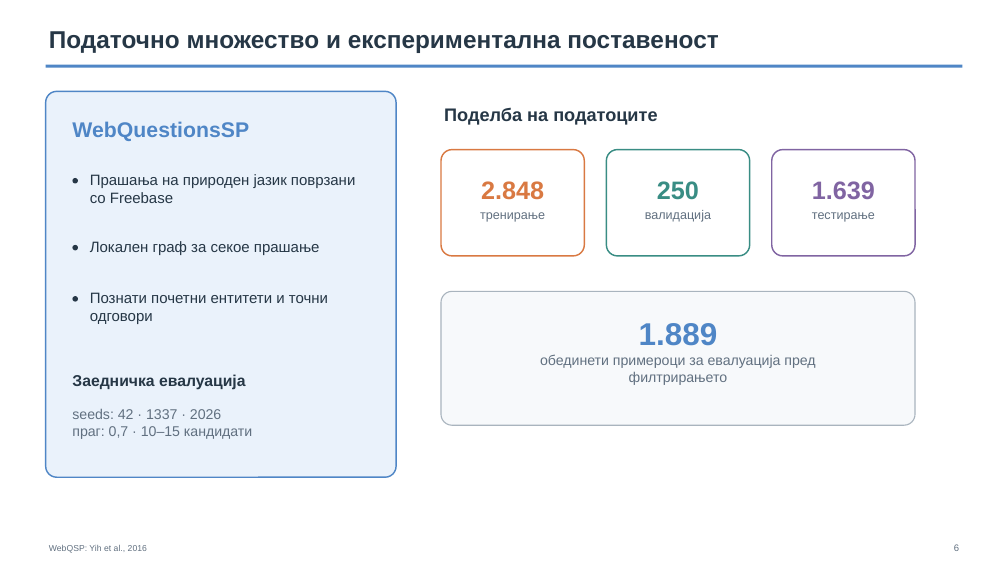
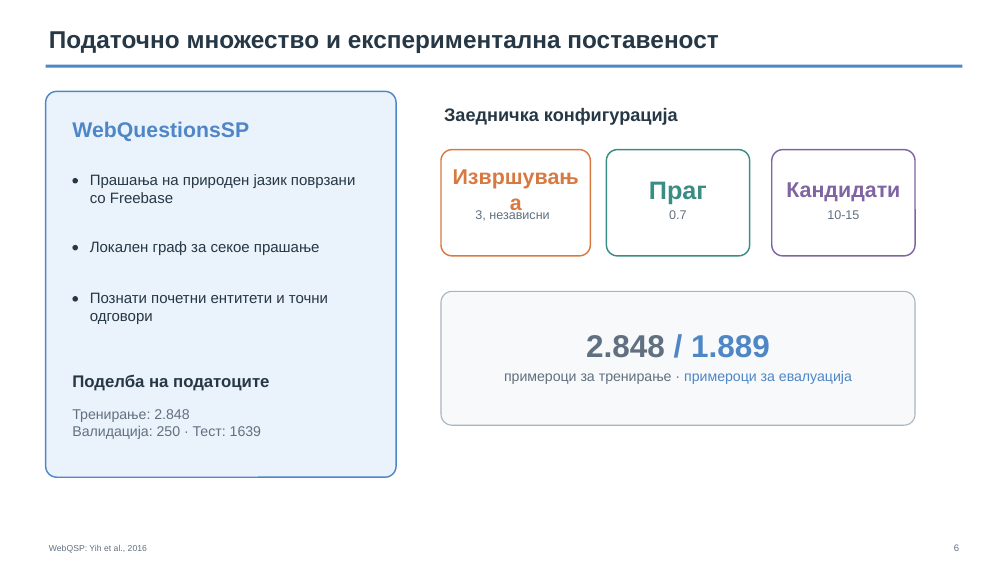
Before and after one commit to Itonkdong/graphragx, a slide deck: slide 6 of metadata/presentation/thesis_defense_presentation.pptx. Drawn at 1008x567 pixels with LibreOffice and Linux fonts; fonts in the diff are those of the drawing. Boxes give left, top, right and bottom in pixels: in the first picture for what was removed or moved away, otherwise in the second. Text is boxed around its words. In the diff, an @@ line names an element or a change of style, - is before the commit and + after.

Commit message:
Update presentation

```diff
--- a/metadata/presentation/thesis_defense_presentation.pptx
+++ b/metadata/presentation/thesis_defense_presentation.pptx
@@ text at [444, 108, 678, 125]: text changed @@
-Поделба на податоците
+Заедничка конфигурација
@@ rounded rectangle: place and size @@
-rounded rectangle at [441, 150, 585, 256]
+rounded rectangle at [441, 150, 591, 256]
@@ text at [475, 209, 549, 221]: text changed @@
-тренирање
+3, независни
@@ text at [481, 181, 544, 200]: text changed; size 24 to 20.4 pt @@
-2.848
+Извршувања
@@ text at [649, 181, 707, 204]: text changed @@
-250
+Праг
@@ text at [786, 182, 900, 202]: text changed; size 24 to 20.4 pt @@
-1.639
+Кандидати
@@ text at [669, 210, 686, 219]: text changed @@
-валидација
+0.7
@@ text at [827, 210, 859, 219]: text changed @@
-тестирање
+10-15
@@ text at [586, 335, 770, 358]: text changed @@
-1.889
+2.848 / 1.889
@@ text at [72, 374, 269, 391]: text changed; size 15 to 16 pt @@
-Заедничка евалуација
+Поделба на податоците
@@ text at [504, 370, 852, 384]: text changed @@
-обединети примероци за евалуација пред филтрирањето
+примероци за тренирање · примероци за евалуација
@@ text at [72, 409, 261, 439]: text changed @@
-seeds: 42 · 1337 · 2026
-праг: 0,7 · 10–15 кандидати
+Тренирање: 2.848
+Валидација: 250 · Тест: 1639
```
Also in this commit, not shown: 10 other slides changed.
